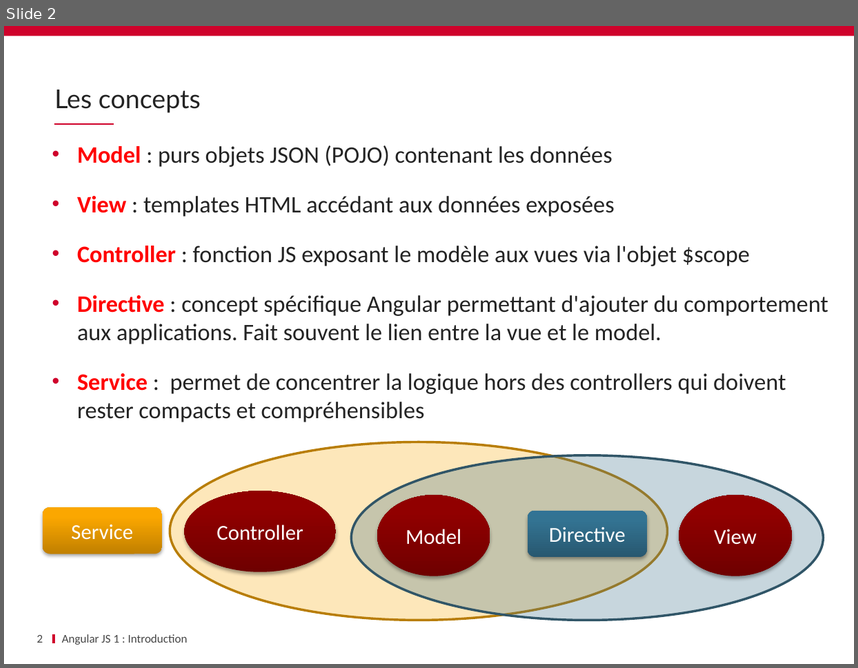
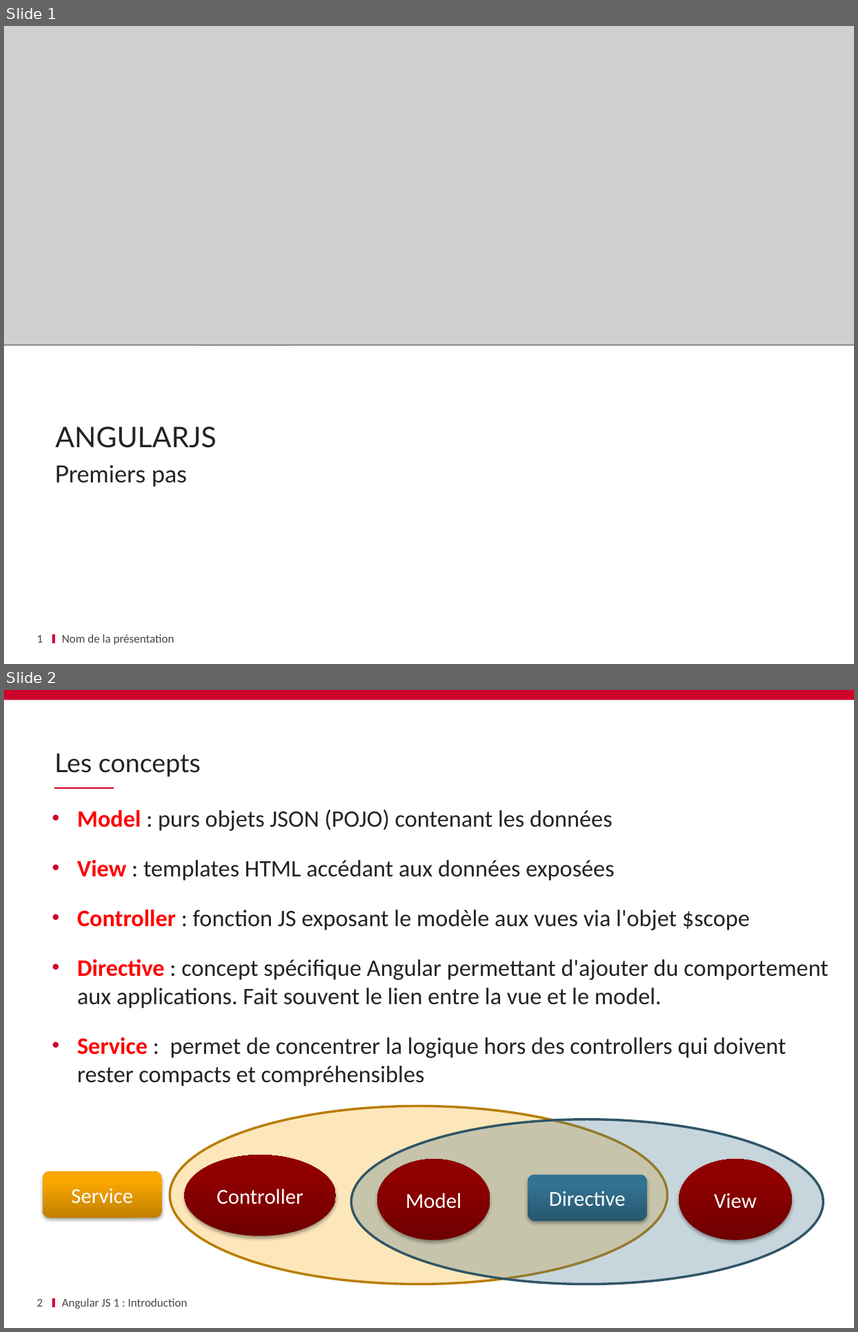
Before and after one commit to schassande/formation-angularjs1, a slide deck: Jour1/03 Premiers pas/03_Premier_pas_AngularJS.pptx. Shown one above the other, each under a label of ours: slide 2 before the commit, slides 1 and 2 after it. The pictures are 858x668 and 858x1332 pixels, drawn with LibreOffice and Linux fonts; fonts in the diff are those of the drawing; grey boxes stand for pictures; background and template pictures are left out. Boxes give left, top, right and bottom in pixels: in the first picture for what was removed or moved away, otherwise in the second. Text is boxed around its words. In the diff, an @@ line names an element or a change of style, - is before the commit and + after.

```diff
--- a/Jour1/03 Premiers pas/03_Premier_pas_AngularJS.pptx
+++ b/Jour1/03 Premiers pas/03_Premier_pas_AngularJS.pptx
@@ slide 1 added at (4,26,854,664), background #FFFFFF; not listed: 1 template element that a slide beside it also shows @@
@@ picture added at (4,26,854,345) @@
@@ freeform shape added at (4,187,328,352), fill #E9E9E9 @@
@@ freeform shape added at (318,221,854,345), fill #E9E9E9 @@
@@ title added at (55,426,217,448), 24 pt, text #232323 @@
+ANGULARJS
@@ subtitle added at (55,465,187,486), 20 pt, text #232323 @@
+Premiers pas
@@ page number added at (37,635,43,642), 10 pt, text #464646 @@
+1
@@ text added at (62,634,174,644), 10 pt, text #464646 @@
+Nom de la présentation
```
Also in this commit, not shown: 1 slide removed, 6 other files.
